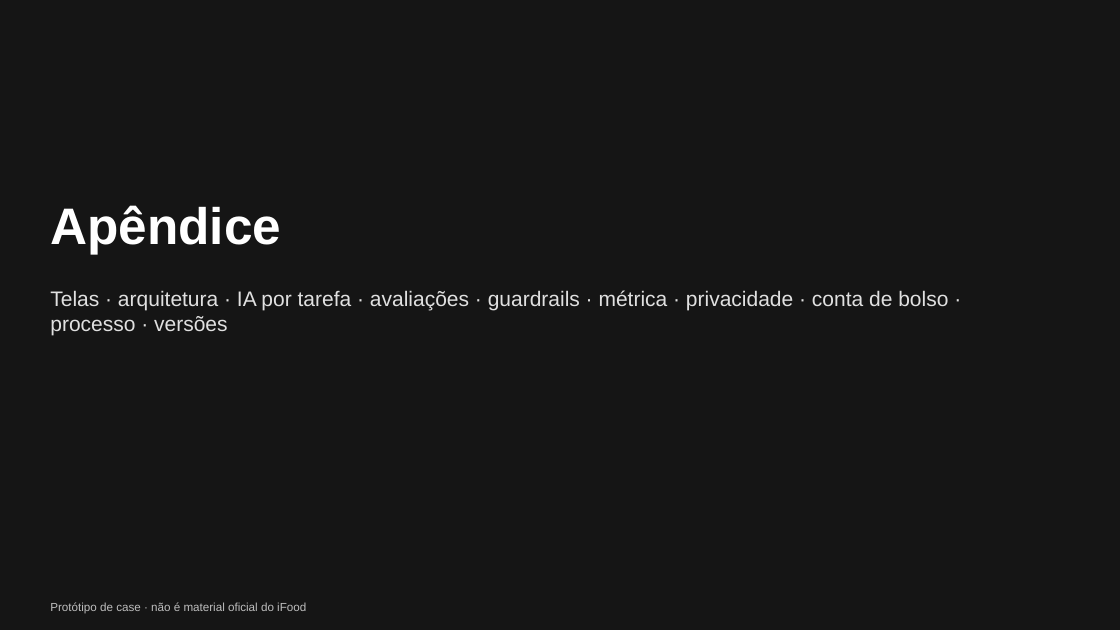
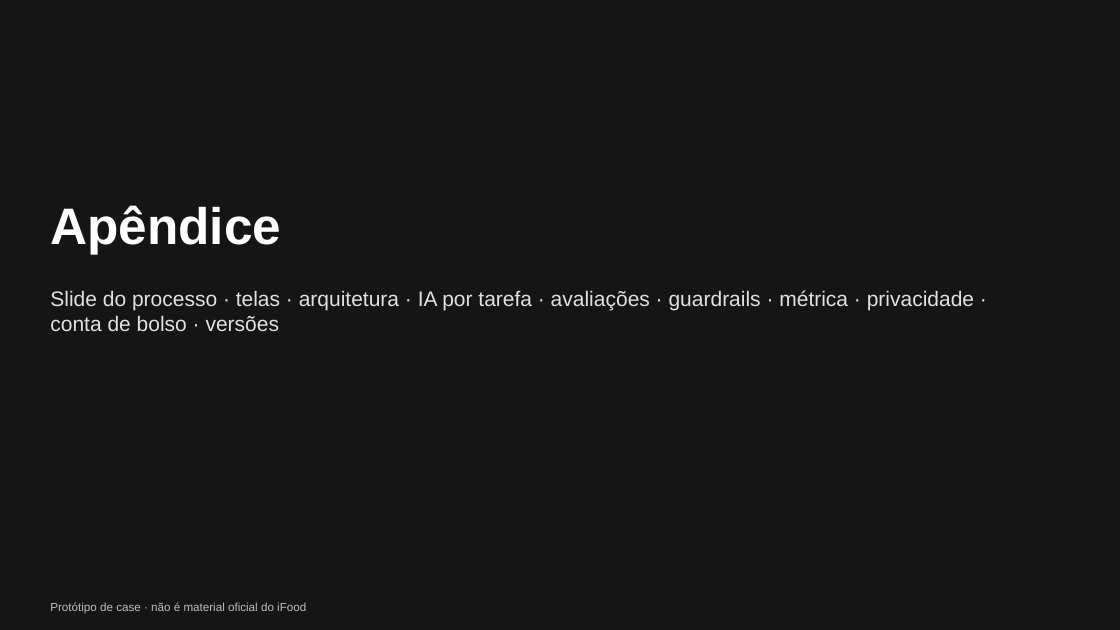
Before and after one commit to mateusferrao/comer-fora-no-salao, a slide deck: slide 5 of docs/entrega/apresentacao.pptx. Drawn at 1120x630 pixels with LibreOffice and Linux fonts; fonts in the diff are those of the drawing. Boxes give left, top, right and bottom in pixels: in the first picture for what was removed or moved away, otherwise in the second. Text is boxed around its words. In the diff, an @@ line names an element or a change of style, - is before the commit and + after.

```diff
--- a/docs/entrega/apresentacao.pptx
+++ b/docs/entrega/apresentacao.pptx
@@ text at box(50, 290, 974, 331): text changed @@
-Telas · arquitetura · IA por tarefa · avaliações · guardrails · métrica · privacidade · conta de bolso · processo · versões
+Slide do processo · telas · arquitetura · IA por tarefa · avaliações · guardrails · métrica · privacidade · conta de bolso · versões
```
Also in this commit, not shown: 1 other slide changed, 1 slide added, 1 slide removed, 6 other files.
